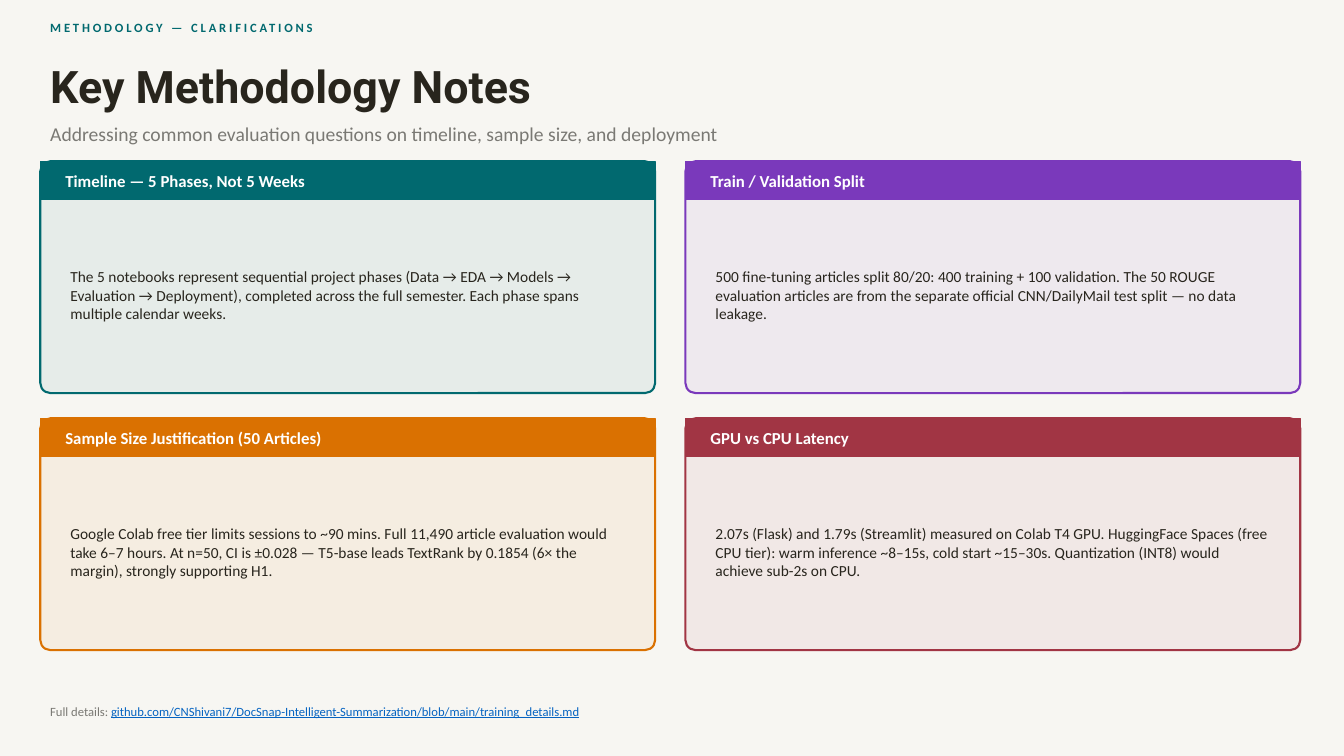
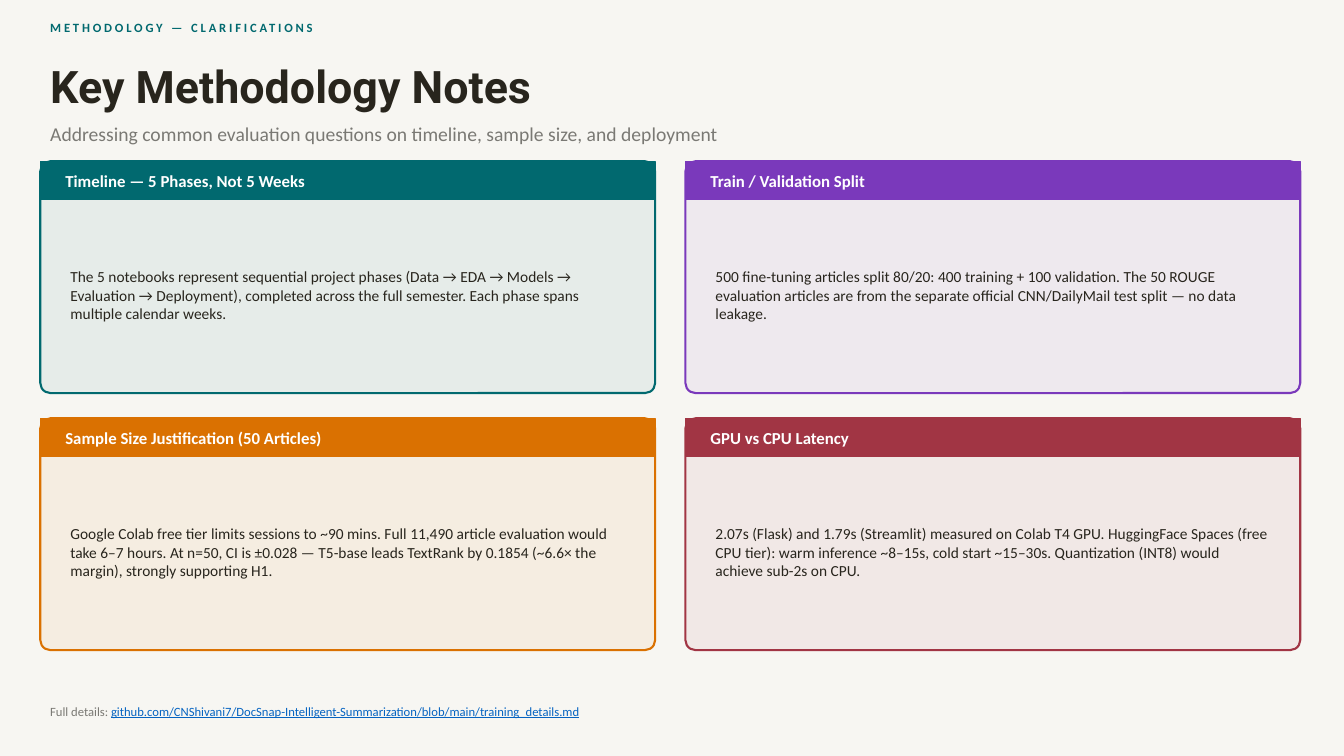
Before and after one commit to CNShivani7/DocSnap-Intelligent-Summarization, a slide deck: slide 20 of DocSnap_Presentation.pptx. Drawn at 1344x756 pixels with LibreOffice and Linux fonts; fonts in the diff are those of the drawing. Boxes give left, top, right and bottom in pixels: in the first picture for what was removed or moved away, otherwise in the second. Text is boxed around its words. In the diff, an @@ line names an element or a change of style, - is before the commit and + after.

```diff
--- a/DocSnap_Presentation.pptx
+++ b/DocSnap_Presentation.pptx
@@ text at [70,528,607,579]: text changed @@
-Google Colab free tier limits sessions to ~90 mins. Full 11,490 article evaluation would take 6–7 hours. At n=50, CI is ±0.028 — T5-base leads TextRank by 0.1854 (6× the margin), strongly supporting H1.
+Google Colab free tier limits sessions to ~90 mins. Full 11,490 article evaluation would take 6–7 hours. At n=50, CI is ±0.028 — T5-base leads TextRank by 0.1854 (~6.6× the margin), strongly supporting H1.
```
Also in this commit, not shown: 8 other slides changed.
